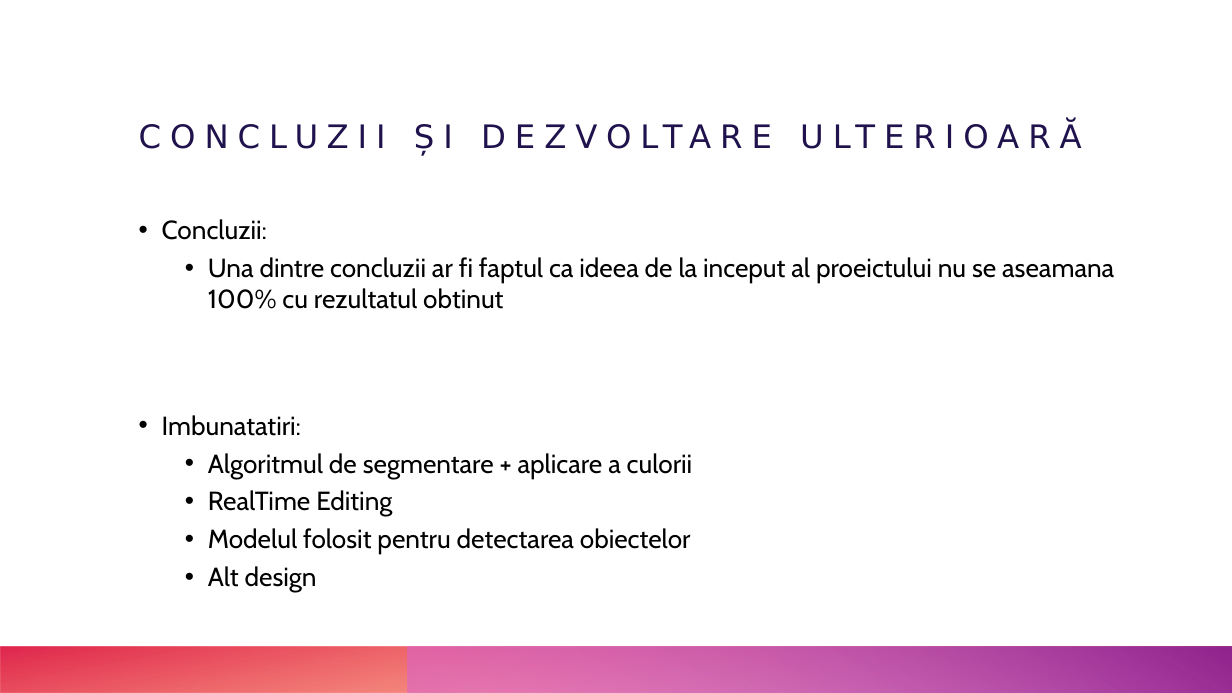
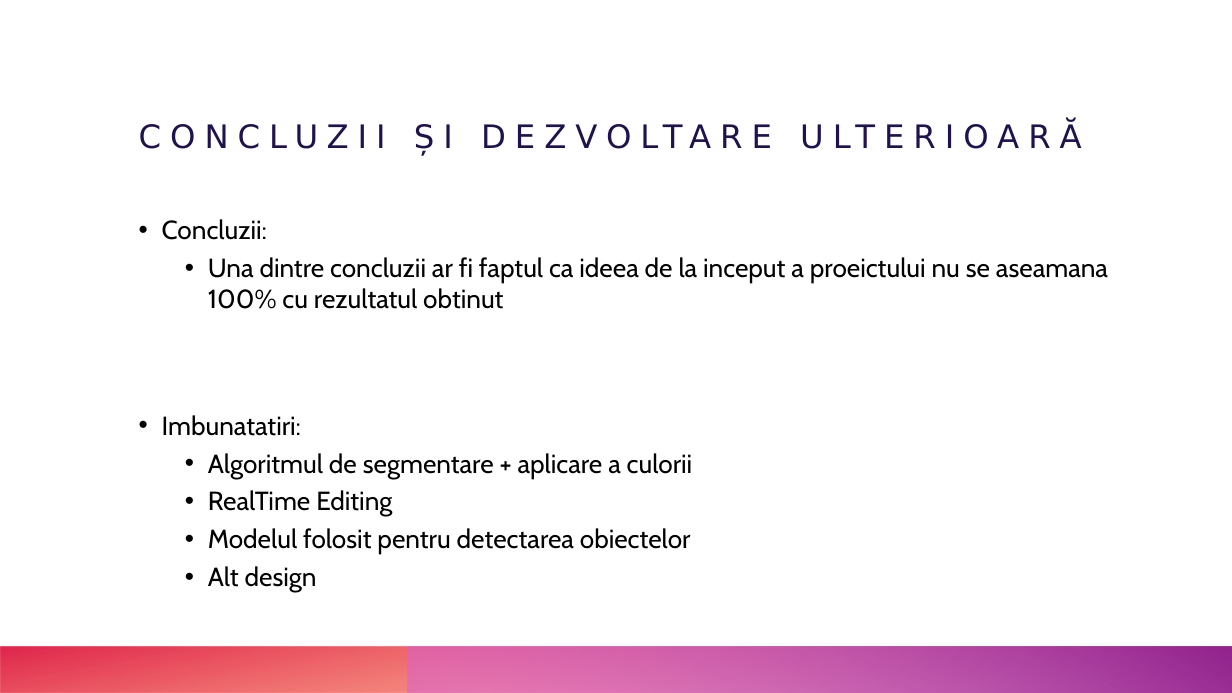
Before and after one commit to llorenadenisa/DesignYourRoom-app, a slide deck: slide 9 of DocumentatieSMA/SMA.pptx. Drawn at 1232x693 pixels with LibreOffice and Linux fonts; fonts in the diff are those of the drawing. Boxes give left, top, right and bottom in pixels: in the first picture for what was removed or moved away, otherwise in the second. Text is boxed around its words. In the diff, an @@ line names an element or a change of style, - is before the commit and + after.

Commit message:
PPT final

```diff
--- a/DocumentatieSMA/SMA.pptx
+++ b/DocumentatieSMA/SMA.pptx
@@ text at (208, 257, 1108, 309): text changed @@
-  • Una dintre concluzii ar fi faptul ca ideea de la inceput al proeictului nu se aseamana 100% cu rezultatul obtinut
+  • Una dintre concluzii ar fi faptul ca ideea de la inceput a proeictului nu se aseamana 100% cu rezultatul obtinut
```
Also in this commit, not shown: 1 other slide changed, 1 slide added.
